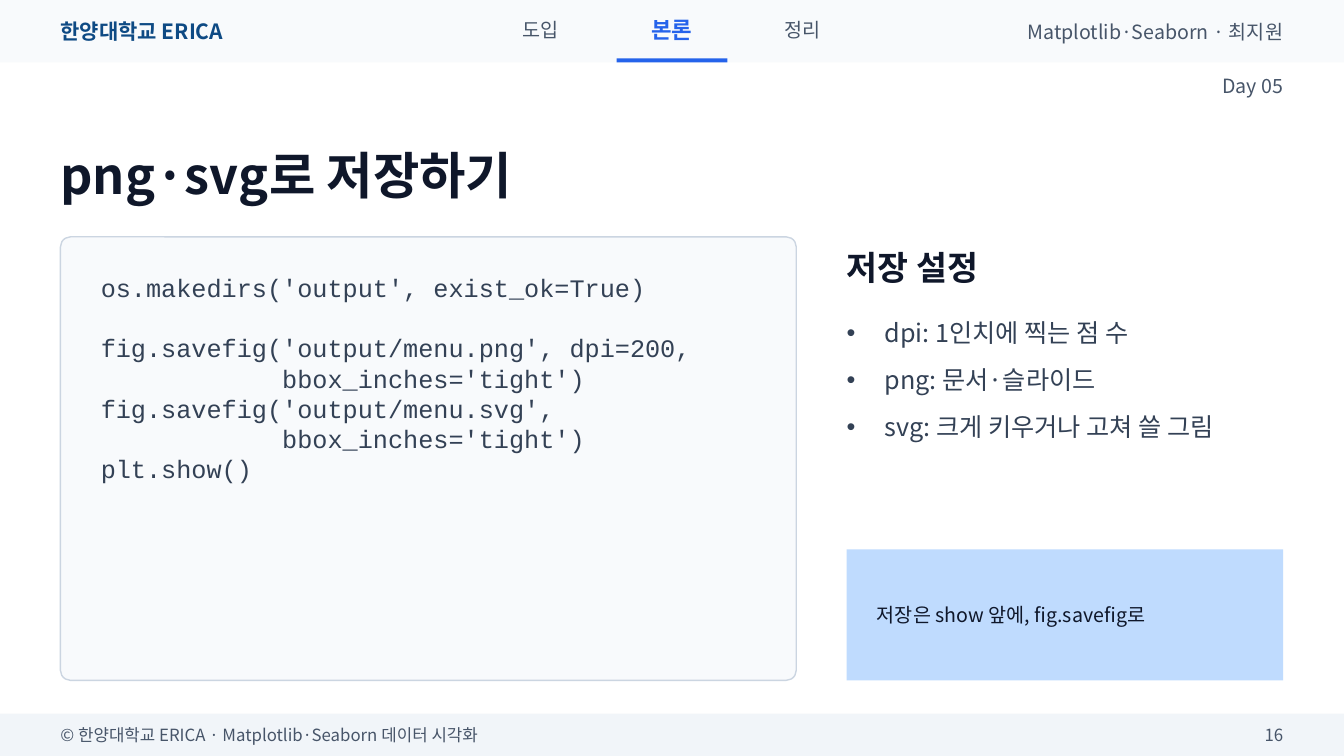
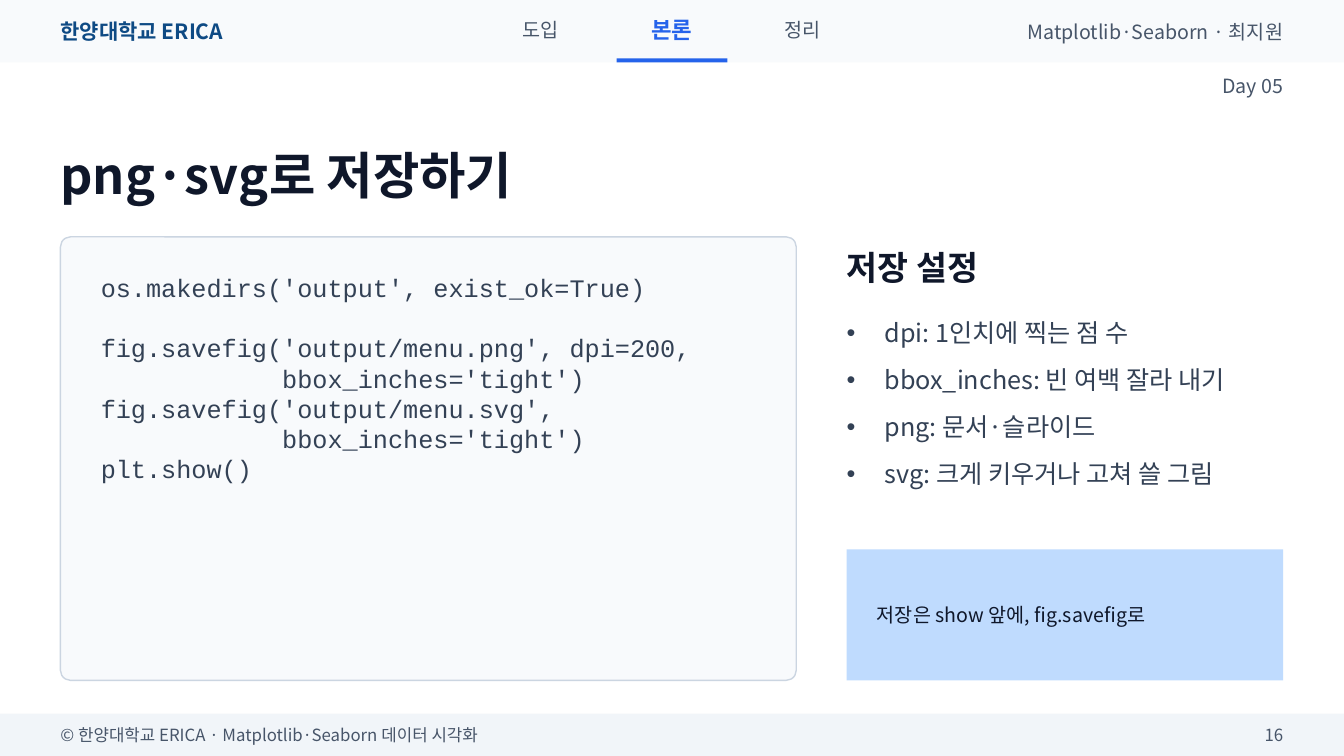
Before and after one commit to wonguwon/generate_lesson, a slide deck: slide 16 of materials/matplotlib-seaborn/ppt/Day05/Day05_꾸미기와여러그래프.pptx. Drawn at 1344x756 pixels with LibreOffice and Linux fonts; fonts in the diff are those of the drawing. Boxes give left, top, right and bottom in pixels: in the first picture for what was removed or moved away, otherwise in the second. Text is boxed around its words. In the diff, an @@ line names an element or a change of style, - is before the commit and + after.

```diff
--- a/materials/matplotlib-seaborn/ppt/Day05/Day05_꾸미기와여러그래프.pptx
+++ b/materials/matplotlib-seaborn/ppt/Day05/Day05_꾸미기와여러그래프.pptx
@@ text at <box>884,368,1225,393</box>: paragraph added @@
+• bbox_inches: 빈 여백 잘라 내기
```
Also in this commit, not shown: 3 other slides changed, 2 slides removed, 40 other files.
